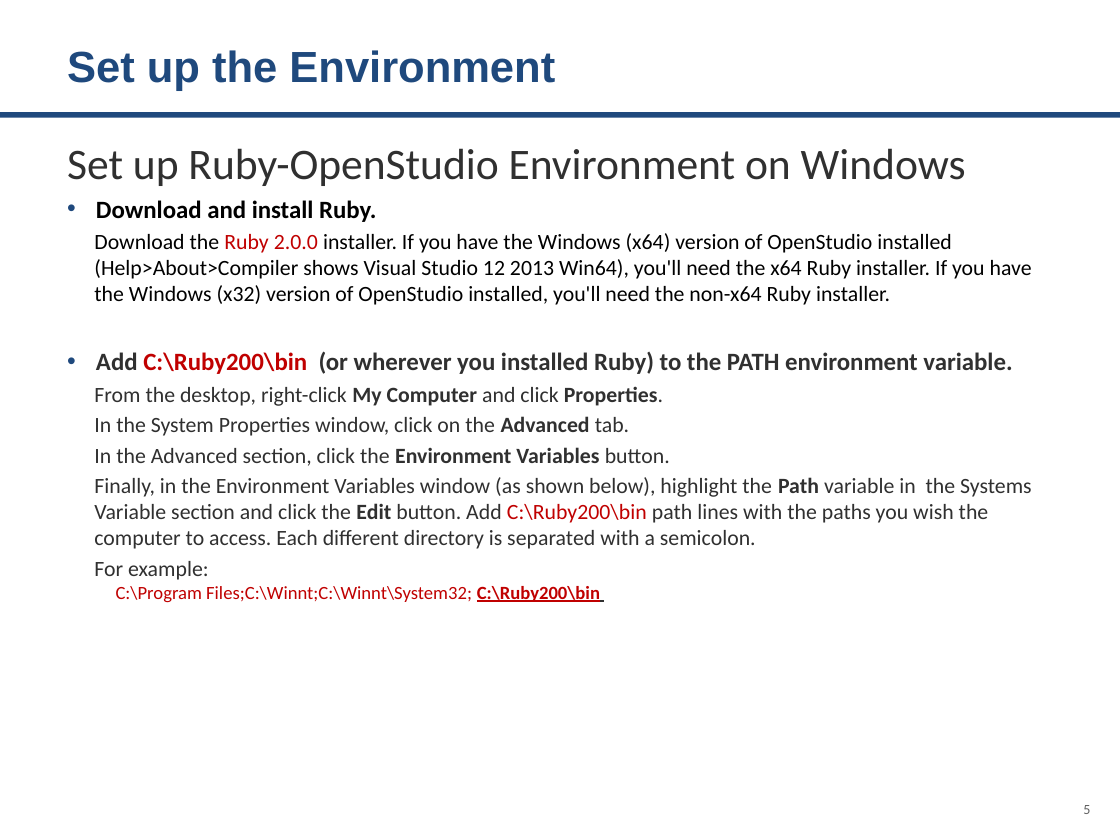
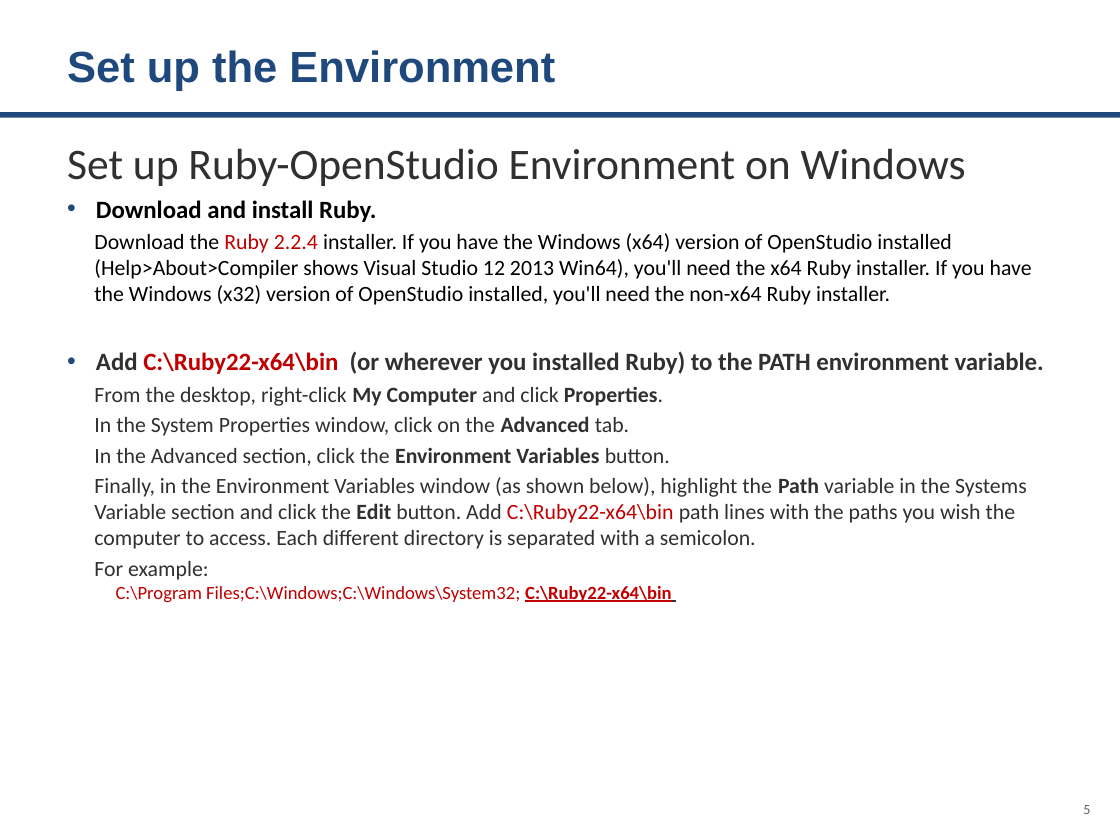
Before and after one commit to Argonne-National-Laboratory/BCUS, a slide deck: slide 5 of tutorials/Installation.pptx. Drawn at 1120x840 pixels with LibreOffice and Linux fonts; fonts in the diff are those of the drawing. Boxes give left, top, right and bottom in pixels: in the first picture for what was removed or moved away, otherwise in the second. Text is boxed around its words. In the diff, an @@ line names an element or a change of style, - is before the commit and + after.

```diff
--- a/tutorials/Installation.pptx
+++ b/tutorials/Installation.pptx
@@ text at <box>94,233,1044,374</box>: text changed @@
-  Download the Ruby 2.0.0 installer. If you have the Windows (x64) version of OpenStudio installed (Help>About>Compiler shows Visual Studio 12 2013 Win64), you'll need the x64 Ruby installer. If you have the Windows (x32) version of OpenStudio installed, you'll need the non-x64 Ruby installer.
-• Add C:\Ruby200\bin (or wherever you installed Ruby) to the PATH environment variable.
+  Download the Ruby 2.2.4 installer. If you have the Windows (x64) version of OpenStudio installed (Help>About>Compiler shows Visual Studio 12 2013 Win64), you'll need the x64 Ruby installer. If you have the Windows (x32) version of OpenStudio installed, you'll need the non-x64 Ruby installer.
+• Add C:\Ruby22-x64\bin (or wherever you installed Ruby) to the PATH environment variable.
@@ text at <box>94,477,1027,603</box>: text changed @@
-  Finally, in the Environment Variables window (as shown below), highlight the Path variable in the Systems Variable section and click the Edit button. Add C:\Ruby200\bin path lines with the paths you wish the computer to access. Each different directory is separated with a semicolon.
-  For example:
-  C:\Program Files;C:\Winnt;C:\Winnt\System32; C:\Ruby200\bin
+  Finally, in the Environment Variables window (as shown below), highlight the Path variable in the Systems Variable section and click the Edit button. Add C:\Ruby22-x64\bin path lines with the paths you wish the computer to access. Each different directory is separated with a semicolon.
+  For example:
+  C:\Program Files;C:\Windows;C:\Windows\System32; C:\Ruby22-x64\bin
```
Also in this commit, not shown: 7 other slides changed, 3 slides removed, 14 other files.
